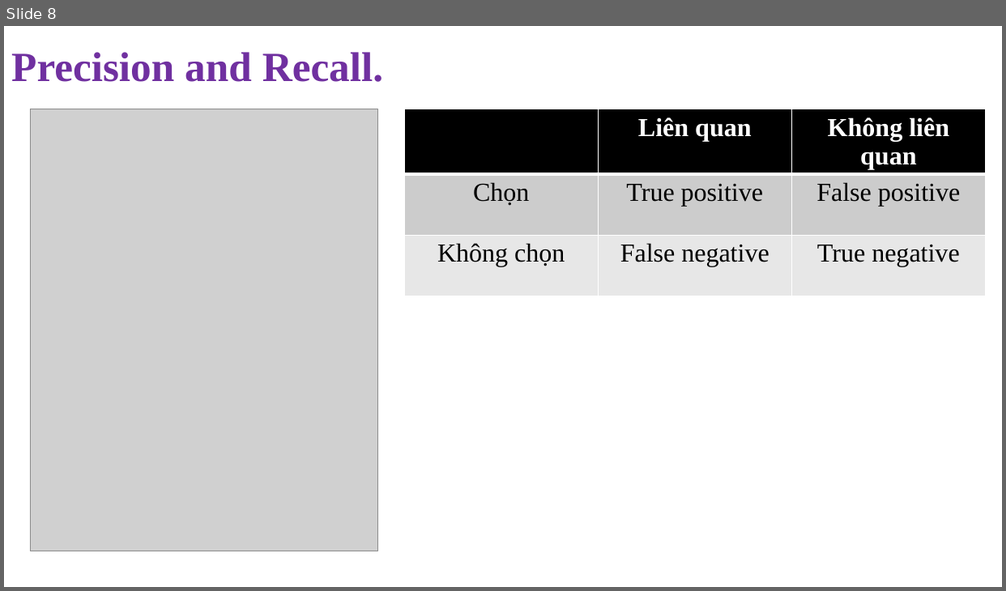
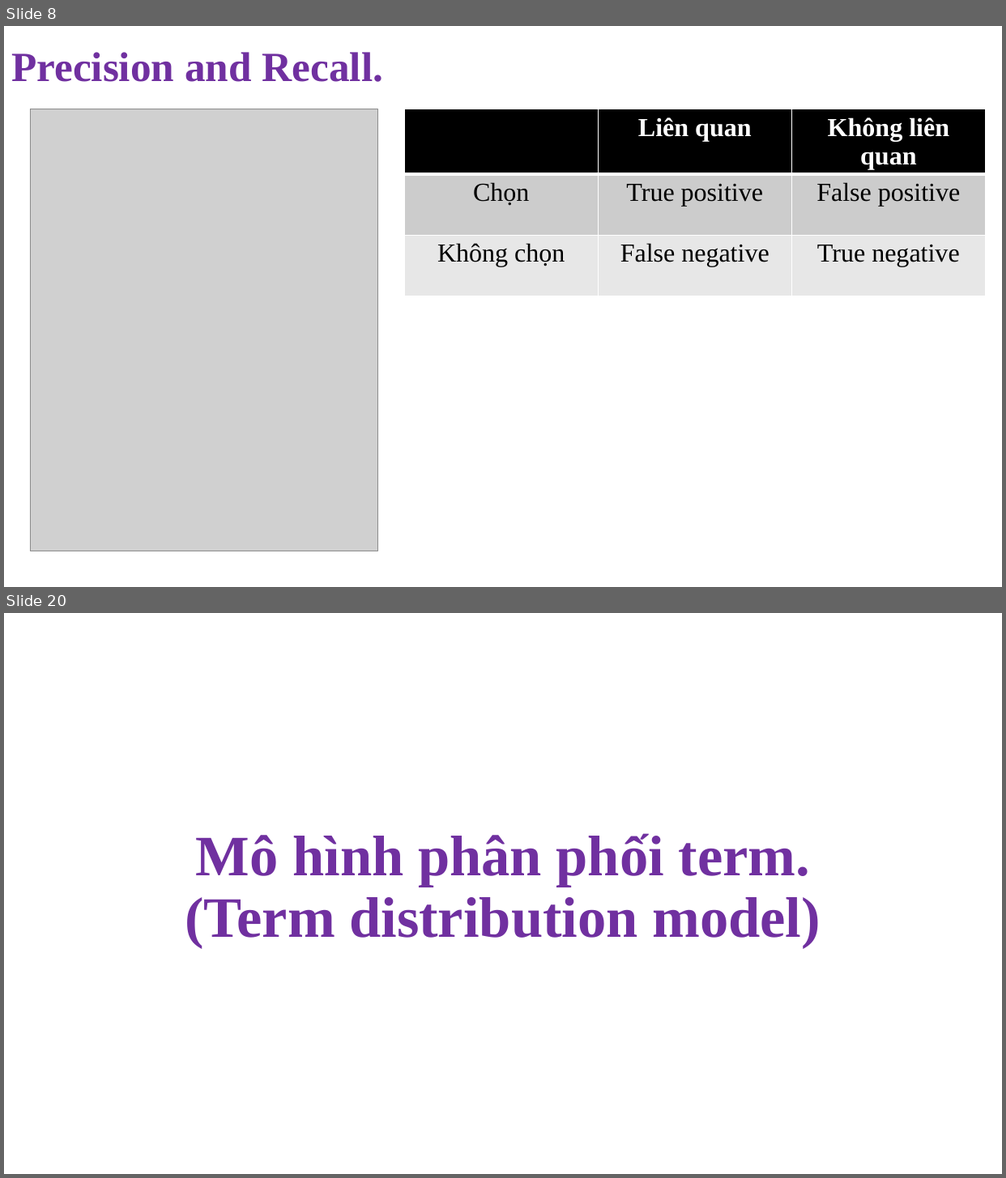
Before and after one commit to NghiLamPhuc/NLP., a slide deck: IR/Presentation1.pptx. Shown one above the other, each under a label of ours: slide 8 before the commit, slides 8 and 20 after it; the slides between them are not shown. The pictures are 1006x591 and 1006x1178 pixels, drawn with LibreOffice and Linux fonts; fonts in the diff are those of the drawing; grey boxes stand for pictures. Boxes give left, top, right and bottom in pixels: in the first picture for what was removed or moved away, otherwise in the second. Text is boxed around its words. In the diff, an @@ line names an element or a change of style, - is before the commit and + after.

```diff
--- a/IR/Presentation1.pptx
+++ b/IR/Presentation1.pptx
@@ slide 20 added at (x1=4, y1=613, x2=1002, y2=1174), background #FFFFFF @@
@@ title added at (x1=185, y1=833, x2=820, y2=948), 55 pt, text #7030A0, bold @@
+Mô hình phân phối term.
+(Term distribution model)
```
Also in this commit, not shown: 1 slide changed, 13 other slides added, 28 other files.
